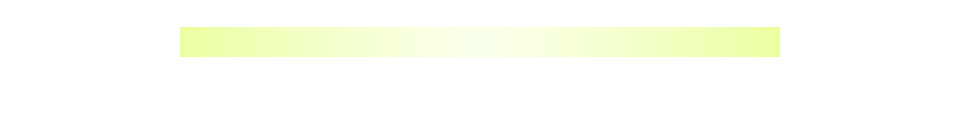
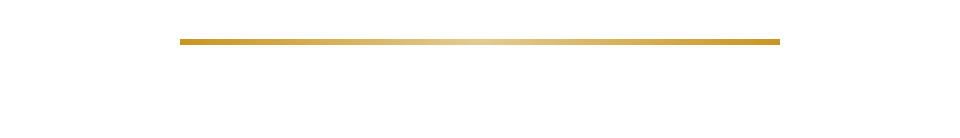
Comparing the layer stacks of the two 960×138 images. Changes:
"bar": opacity 75% → 100%, painted on it over [180, 27, 780, 57]
